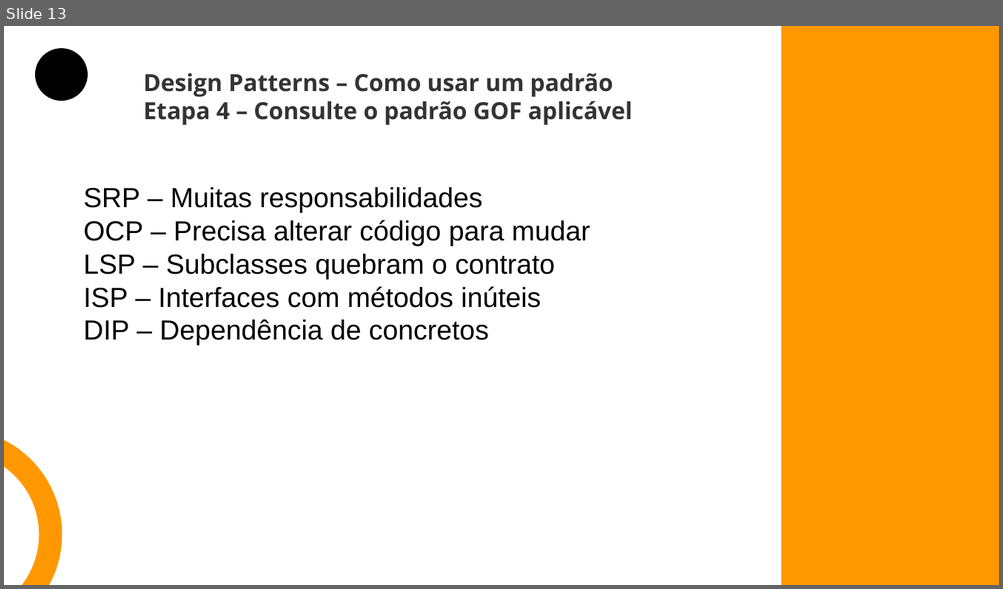
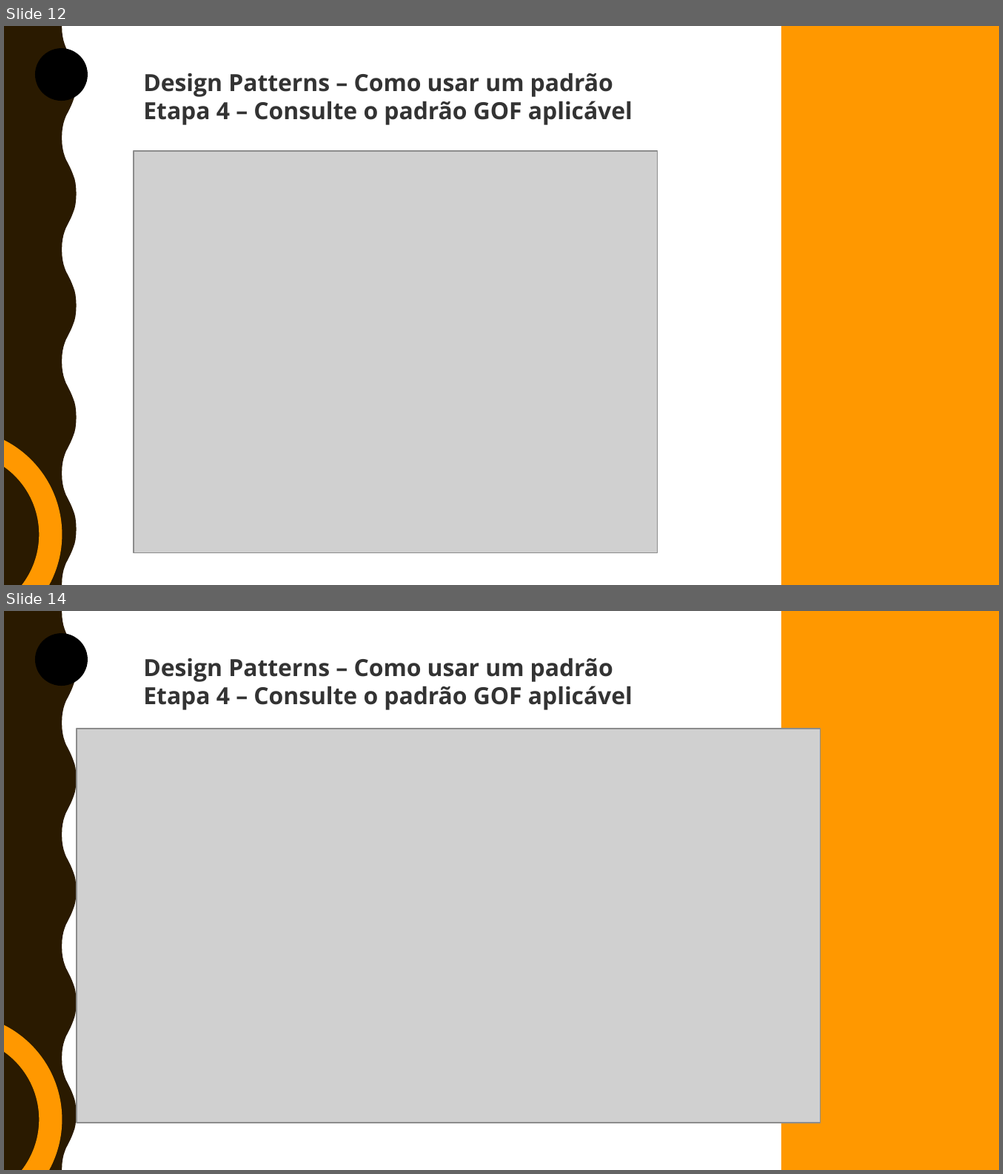
Before and after one commit to brunoduartec/workshops, a slide deck: Design Patterns/Design Patterns.pptx. Shown one above the other, each under a label of ours: slide 13 before the commit, slides 12 and 14 after it; the slides between them are not shown. The pictures are 1003x589 and 1003x1174 pixels, drawn with LibreOffice and Linux fonts; fonts in the diff are those of the drawing; grey boxes stand for pictures. Boxes give left, top, right and bottom in pixels: in the first picture for what was removed or moved away, otherwise in the second. Text is boxed around its words. In the diff, an @@ line names an element or a change of style, - is before the commit and + after.

Commit message:
feat: adicionando patterns

```diff
--- a/Design Patterns/Design Patterns.pptx
+++ b/Design Patterns/Design Patterns.pptx
@@ slide 14 added at (x1=4, y1=611, x2=999, y2=1170), background #FFFFFF; not listed: 2 template elements that a slide beside it also shows @@
@@ rectangle added at (x1=781, y1=611, x2=999, y2=1170), fill #FF9800 @@
@@ ellipse added at (x1=35, y1=633, x2=88, y2=686), fill #000000 @@
@@ text added at (x1=143, y1=658, x2=632, y2=710), 17.1 pt, text #333333, bold @@
+Design Patterns – Como usar um padrão
+Etapa 4 – Consulte o padrão GOF aplicável
@@ picture added at (x1=77, y1=729, x2=820, y2=1123) @@
@@ ellipse added at (x1=4, y1=1025, x2=51, y2=1170), outline #FF9800 16.67 pt @@
@@ what was slide 13 is now slide 12 @@
@@ slide 12 changed as well @@
@@ freeform shape added at (x1=4, y1=26, x2=77, y2=585), fill #2A1A00 @@
@@ picture added at (x1=134, y1=151, x2=657, y2=553) @@
@@ text removed at (x1=83, y1=187, x2=590, y2=346) @@
-SRP – Muitas responsabilidades
-OCP – Precisa alterar código para mudar
-LSP – Subclasses quebram o contrato
-ISP – Interfaces com métodos inúteis
-DIP – Dependência de concretos
```
Also in this commit, not shown: 12 other slides changed, 2 other slides added, 1 slide removed, 40 other files.
